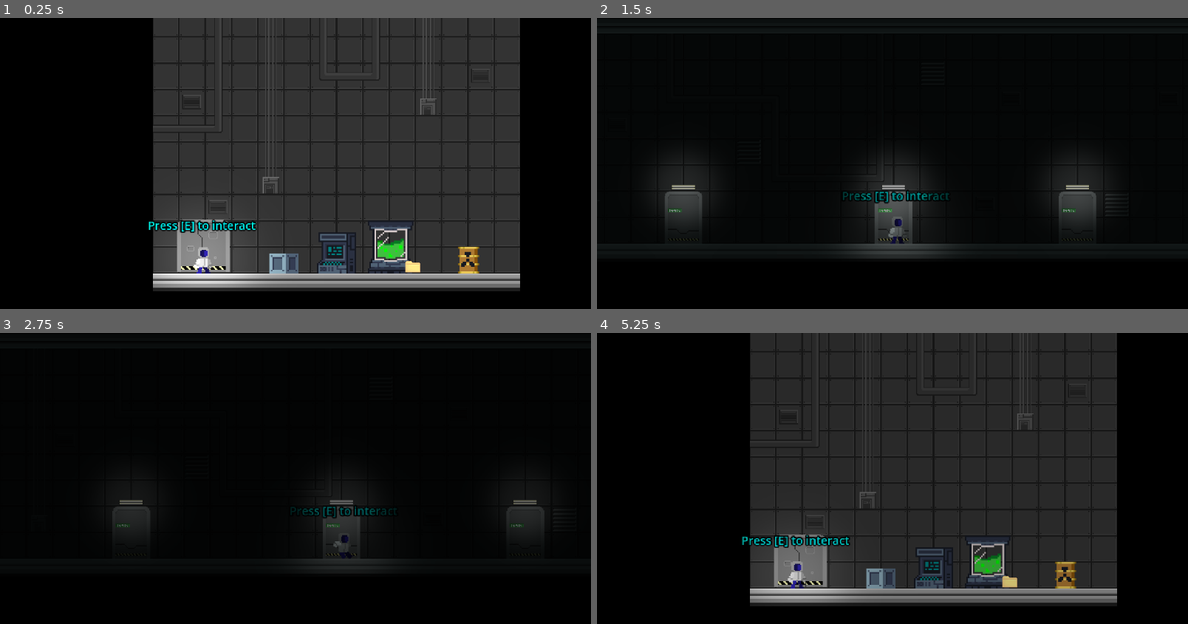
Above: before the commit, frames 1-4 (two rows, left to right).
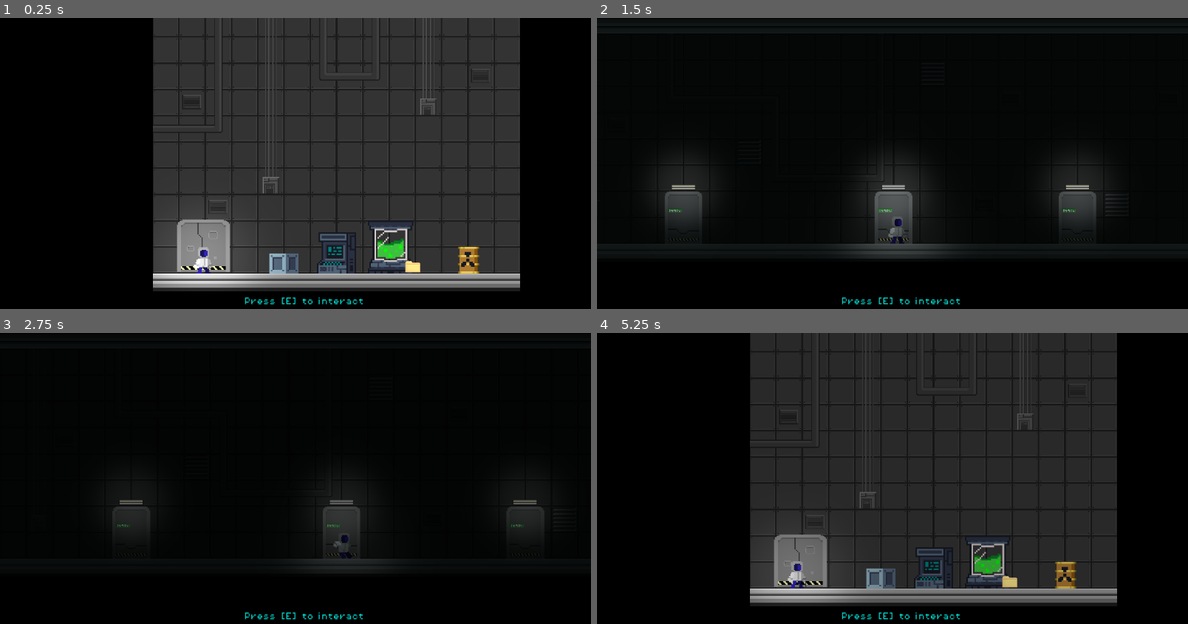
Above: after the commit, the same moments.

Repository: F-Yuksel/I2VGM-assignment3
Game: Godot game, scene res://Scenes/Levels/reactor/LQ4.tscn
The game is run twice, just before and just after one commit, with the same random seed, the same clock (stepped at 60 frames per second) and the same inputs. This scene is started directly instead of the project's main scene. The engine's default icon, where the game draws it, is replaced by a stand-in: a white triangle on a blue panel in a dark square.
Inputs (mouse positions are in pixels of both pictures, inside the frame that each line leads up to):
- Up to frame 1 (0.25 s): no input
- Up to frame 2 (1.5 s): tap E (Interact) at 0.5, 0.6, 1.25 s; move the mouse to (922, 183) at 0.52 s; hold W (Up) from 0.53 s (still down); tap Space (Jump) at 0.77 s; move the mouse to (862, 186) at 1.27 s; click (862, 186) at 1.35 s
- Up to frame 3 (2.75 s): keep holding W (Up); tap Space (Jump) at 1.52 s; tap E (Interact) at 1.55, 2, 2.1 s; move the mouse to (307, 493) at 2.02 s
- Up to frame 4 (5.25 s): keep holding W (Up); tap E (Interact) at 2.75, 2.85, 3.5, 3.8, 4.25, 4.35, 5.1 s; move the mouse to (886, 504) at 2.77 s; tap Space (Jump) at 3.02, 3.77, 4.52 s; move the mouse to (933, 501) at 3.52 s; click (933, 501) at 3.6 s; move the mouse to (845, 495) at 4.27 s; move the mouse to (898, 498) at 5.02 s

The runs differ from the first frame. In frame 1, 0.7% of the frame differs, in the area x 25-62%, y 69-99%; in frame 2, 0.6%; in frame 3, 0.4%; in frame 4, 0.7%.
Error in both runs: Cannot call method 'change_scene_to_file' on a null value. (res://Scripts/door/door.gd:84)

Commit message:
More visuals updated

Diff:
--- a/itvgm-a3/Scenes/Levels/reactor/LQ4.tscn
+++ b/itvgm-a3/Scenes/Levels/reactor/LQ4.tscn
@@ -192,11 +192,9 @@
 image = ExtResource("7_p435w")
 
 [node name="File" type="Sprite2D" parent="ItemPickup"]
-scale = Vector2(1, 1)
 texture = ExtResource("6_kocqg")
 
 [node name="Area2D" type="Area2D" parent="ItemPickup"]
-scale = Vector2(1, 1)
 script = ExtResource("8_63m3u")
 
 [node name="CollisionShape2D" type="CollisionShape2D" parent="ItemPickup/Area2D"]
--- a/itvgm-a3/Scenes/Levels/reactor/interact.tscn
+++ b/itvgm-a3/Scenes/Levels/reactor/interact.tscn
@@ -1,4 +1,6 @@
-[gd_scene load_steps=2 format=3 uid="uid://3di81jfd6h7r"]
+[gd_scene load_steps=3 format=3 uid="uid://3di81jfd6h7r"]
+
+[ext_resource type="FontFile" uid="uid://boqu6shvyhbr1" path="res://Imports/Fonts/PixelOperator8.ttf" id="1_n26os"]
 
 [sub_resource type="LabelSettings" id="LabelSettings_rcoa0"]
 font_size = 14
@@ -13,6 +15,8 @@
 offset_top = -127.0
 offset_right = 75.0
 offset_bottom = -104.0
+theme_override_fonts/font = ExtResource("1_n26os")
+theme_override_font_sizes/font_size = 1
 text = "Press [E] to interact"
 label_settings = SubResource("LabelSettings_rcoa0")
 horizontal_alignment = 1
--- a/itvgm-a3/Scenes/Levels/reactor/item_pickup.gd
+++ b/itvgm-a3/Scenes/Levels/reactor/item_pickup.gd
@@ -29,14 +29,14 @@
 func _on_body_entered(body):
 	if body.name == playerName:
 		player = body
-		var interact_screen = body.get_node("Interact")
+		var interact_screen = body.get_node("CanvasLayer/Interact")
 		print(interact_screen)
 		ableToPickUp = true
 		interact_screen.visible = true
 
 func _on_body_exited(body):
 	if body.name == playerName:
-		var interact_screen = body.get_node("Interact")
+		var interact_screen = body.get_node("CanvasLayer/Interact")
 		print(interact_screen)
 		ableToPickUp = false
 		interact_screen.visible = false
--- a/itvgm-a3/Scenes/Levels/reactor/reactorController.gd
+++ b/itvgm-a3/Scenes/Levels/reactor/reactorController.gd
@@ -35,7 +35,7 @@
 func _on_body_entered(body):
 	if body.name == playerName:
 		if !Global.generatorOn:
-			$"../Player/noPower".visible = true
+			$"../Player/CanvasLayer/noPower".visible = true
 		else:
 			$"../Player/Interact".visible = true
 			ableToInterract = true
@@ -43,8 +43,8 @@
 func _on_body_exited(body):
 	if body.name == playerName:
 		ableToInterract = false
-		$"../Player/Interact".visible = false
-		$"../Player/noPower".visible = false
+		$"../Player/CanvasLayer/Interact".visible = false
+		$"../Player/CanvasLayer/noPower".visible = false
 
 func _draw():
 	if !Global.reactorOn and alarmState:
--- a/itvgm-a3/Scenes/Levels/reactor/reactorStartUpSequence.tscn
+++ b/itvgm-a3/Scenes/Levels/reactor/reactorStartUpSequence.tscn
@@ -1,8 +1,9 @@
-[gd_scene load_steps=7 format=3 uid="uid://c8ihqeukrta4m"]
+[gd_scene load_steps=8 format=3 uid="uid://cdpiag0dwjig7"]
 
 [ext_resource type="Texture2D" uid="uid://4xwdxvfusrx4" path="res://Imports/screen.png" id="1_p7utg"]
 [ext_resource type="Texture2D" uid="uid://dtf6jiatr2v5y" path="res://Imports/startButton.png" id="2_sle2y"]
 [ext_resource type="Script" path="res://Scenes/Levels/reactor/startReactorSequenceButton.gd" id="3_1gh8b"]
+[ext_resource type="FontFile" uid="uid://boqu6shvyhbr1" path="res://Imports/Fonts/PixelOperator8.ttf" id="3_2e4fo"]
 [ext_resource type="Script" path="res://Scenes/Levels/reactor/quickTimeEvent.gd" id="4_jhekh"]
 
 [sub_resource type="LabelSettings" id="LabelSettings_7mnxb"]
@@ -25,12 +26,15 @@
 texture = ExtResource("2_sle2y")
 
 [node name="Label" type="Label" parent="StartButton"]
-offset_left = -68.0
-offset_top = -25.0
-offset_right = 83.0
-offset_bottom = 18.0
-text = "Press to start reactor
-initialization squence!"
+offset_left = -114.0
+offset_top = -36.0
+offset_right = 137.0
+offset_bottom = 33.0
+theme_override_fonts/font = ExtResource("3_2e4fo")
+text = "Press to start
+reactor
+ initialization
+sequence!"
 label_settings = SubResource("LabelSettings_7mnxb")
 horizontal_alignment = 1
 vertical_alignment = 1
--- a/itvgm-a3/Scenes/Misc/transition_scene.tscn
+++ b/itvgm-a3/Scenes/Misc/transition_scene.tscn
@@ -1,22 +1,6 @@
 [gd_scene load_steps=6 format=3 uid="uid://cw8wwatgms7bl"]
 
 [ext_resource type="Script" path="res://Scenes/Misc/transition_scene.gd" id="1_o1yfc"]
-
-[sub_resource type="Animation" id="Animation_85qtg"]
-resource_name = "fade_in"
-length = 0.5
-tracks/0/type = "value"
-tracks/0/imported = false
-tracks/0/enabled = true
-tracks/0/path = NodePath("ColorRect:modulate")
-tracks/0/interp = 1
-tracks/0/loop_wrap = true
-tracks/0/keys = {
-"times": PackedFloat32Array(0, 0.5),
-"transitions": PackedFloat32Array(1, 1),
-"update": 0,
-"values": [Color(1, 1, 1, 1), Color(0, 0, 0, 0)]
-}
 
 [sub_resource type="Animation" id="Animation_6rsr0"]
 length = 0.001
@@ -49,6 +33,22 @@
 "values": [Color(1, 1, 1, 0), Color(1, 1, 1, 1)]
 }
 
+[sub_resource type="Animation" id="Animation_85qtg"]
+resource_name = "fade_in"
+length = 0.5
+tracks/0/type = "value"
+tracks/0/imported = false
+tracks/0/enabled = true
+tracks/0/path = NodePath("ColorRect:modulate")
+tracks/0/interp = 1
+tracks/0/loop_wrap = true
+tracks/0/keys = {
+"times": PackedFloat32Array(0, 0.5),
+"transitions": PackedFloat32Array(1, 1),
+"update": 0,
+"values": [Color(1, 1, 1, 1), Color(0, 0, 0, 0)]
+}
+
 [sub_resource type="AnimationLibrary" id="AnimationLibrary_kt4d5"]
 _data = {
 "RESET": SubResource("Animation_6rsr0"),
@@ -60,6 +60,7 @@
 script = ExtResource("1_o1yfc")
 
 [node name="ColorRect" type="ColorRect" parent="."]
+z_index = 5
 anchors_preset = 15
 anchor_right = 1.0
 anchor_bottom = 1.0
--- a/itvgm-a3/Scenes/player.tscn
+++ b/itvgm-a3/Scenes/player.tscn
@@ -281,17 +281,17 @@
 
 [node name="Inventory" parent="CanvasLayer" instance=ExtResource("2_ap76o")]
 
-[node name="Interact" parent="." instance=ExtResource("3_hw1go")]
-visible = false
-position = Vector2(0, 74.04)
-
-[node name="noHazmat" parent="." instance=ExtResource("4_qkdj7")]
-visible = false
-position = Vector2(-92.965, 73.665)
-
-[node name="noPower" parent="." instance=ExtResource("5_ybo7d")]
-visible = false
-position = Vector2(0, 72.86)
+[node name="Interact" parent="CanvasLayer" instance=ExtResource("3_hw1go")]
+visible = false
+position = Vector2(552, 668)
+
+[node name="noHazmat" parent="CanvasLayer" instance=ExtResource("4_qkdj7")]
+visible = false
+position = Vector2(511, 668)
+
+[node name="noPower" parent="CanvasLayer" instance=ExtResource("5_ybo7d")]
+visible = false
+position = Vector2(461, 667)
 
 [node name="startReactor" parent="." instance=ExtResource("8_1h7tc")]
 visible = false
--- a/itvgm-a3/Scripts/door/door.gd
+++ b/itvgm-a3/Scripts/door/door.gd
@@ -66,13 +66,13 @@
 			print("Warning: Unknown door name. nextScenePath is not set.")
 		playerInside = true
 
-		$"../Player/Interact".visible = true;
+		$"../Player/CanvasLayer/Interact".visible = true;
 		print("Player entered the door area.")
 
 func _on_body_exited(body):
 	if body.name == playerName:
 		playerInside = false
-		$"../Player/Interact".visible = false;
+		$"../Player/CanvasLayer/Interact".visible = false;
 		print("Player exited the door area.")
 
 func _process(delta: float) -> void:
--- a/itvgm-a3/Scripts/door/door_to_reactor.gd
+++ b/itvgm-a3/Scripts/door/door_to_reactor.gd
@@ -13,8 +13,8 @@
 			Global.doorPosition = Vector2(0,-45)
 			get_tree().change_scene_to_file("res://Scenes/Levels/reactor/reactorroom.tscn")
 		else:
-			$"../Player/noHazmat".visible = true
+			$"../Player/CanvasLayer/noHazmat".visible = true
 
 func _on_body_exited(body):
 	if body.name == playerName:
-		$"../Player/noHazmat".visible = false
+		$"../Player/CanvasLayer/noHazmat".visible = false
--- a/itvgm-a3/Scripts/electrical/breakers_panel.gd
+++ b/itvgm-a3/Scripts/electrical/breakers_panel.gd
@@ -17,11 +17,11 @@
 
 func _on_body_entered(body: Node2D) -> void:
 	if "Player" in body.name:
-		$"../Player/Interact".visible = true;
+		$"../Player/CanvasLayer/Interact".visible = true;
 		interactable = true
 
 
 func _on_body_exited(body: Node2D) -> void:
 	if "Player" in body.name:
-		$"../Player/Interact".visible = false;
+		$"../Player/CanvasLayer/Interact".visible = false;
 		interactable = false
--- a/itvgm-a3/Scripts/electrical/control_panel.gd
+++ b/itvgm-a3/Scripts/electrical/control_panel.gd
@@ -12,16 +12,16 @@
 	if interactable and Input.is_action_just_pressed("Interact"):
 		Global.electrical_allsolved = true
 		interactable = false
-		$"../Player/Interact".visible = false
+		$"../Player/CanvasLayer/Interact".visible = false
 
 
 func _on_body_entered(body: Node2D) -> void:
 	if "Player" in body.name and Global.electrical_allsolved == false:
-		$"../Player/Interact".visible = true;
+		$"../Player/CanvasLayer/Interact".visible = true;
 		interactable = true
 
 
 func _on_body_exited(body: Node2D) -> void:
 	if "Player" in body.name and Global.electrical_allsolved == false:
-		$"../Player/Interact".visible = false;
+		$"../Player/CanvasLayer/Interact".visible = false;
 		interactable = false
--- a/itvgm-a3/Scripts/paperCode/UvController.gd
+++ b/itvgm-a3/Scripts/paperCode/UvController.gd
@@ -19,9 +19,9 @@
 	if body.name == playerName:
 		if Global.hasCodePaper:
 			ableToUse = true
-			$"../../Player/Interact".visible = true;
+			$"../../Player/CanvasLayer/Interact".visible = true;
 
 func _on_body_exited(body):
 	if body.name == playerName:
 		ableToUse = false
-		$"../../Player/Interact".visible = false;
+		$"../../Player/CanvasLayer/Interact".visible = false;
--- a/itvgm-a3/Scripts/paperCode/fileController.gd
+++ b/itvgm-a3/Scripts/paperCode/fileController.gd
@@ -19,9 +19,9 @@
 	if body.name == playerName:
 		if !Global.hasCodePaper:
 			ableToPickUp = true
-			$"../../Player/Interact".visible = true;
+			$"../../Player/CanvasLayer/Interact".visible = true;
 
 func _on_body_exited(body):
 	if body.name == playerName:
 		ableToPickUp = false
-		$"../../Player/Interact".visible = false;
+		$"../../Player/CanvasLayer/Interact".visible = false;
--- a/itvgm-a3/Scripts/vault/vaultController.gd
+++ b/itvgm-a3/Scripts/vault/vaultController.gd
@@ -19,10 +19,10 @@
 
 func _on_body_entered(body):
 	if body.name == playerName:
-		$"../../Player/Interact".visible = true
+		$"../../Player/CanvasLayer/Interact".visible = true
 		ableToInterract = true
 
 func _on_body_exited(body):
 	if body.name == playerName:
 		ableToInterract = false
-		$"../../Player/Interact".visible = false
+		$"../../Player/CanvasLayer/Interact".visible = false
--- a/itvgm-a3/project.godot
+++ b/itvgm-a3/project.godot
@@ -25,6 +25,10 @@
 [display]
 
 window/stretch/mode="viewport"
+
+[gui]
+
+theme/custom_font="res://Imports/Fonts/PixelOperator8.ttf"
 
 [input]
 
Binary file changed: itvgm-a3/Imports/screen.png
Binary file changed: itvgm-a3/Imports/startButton.png
